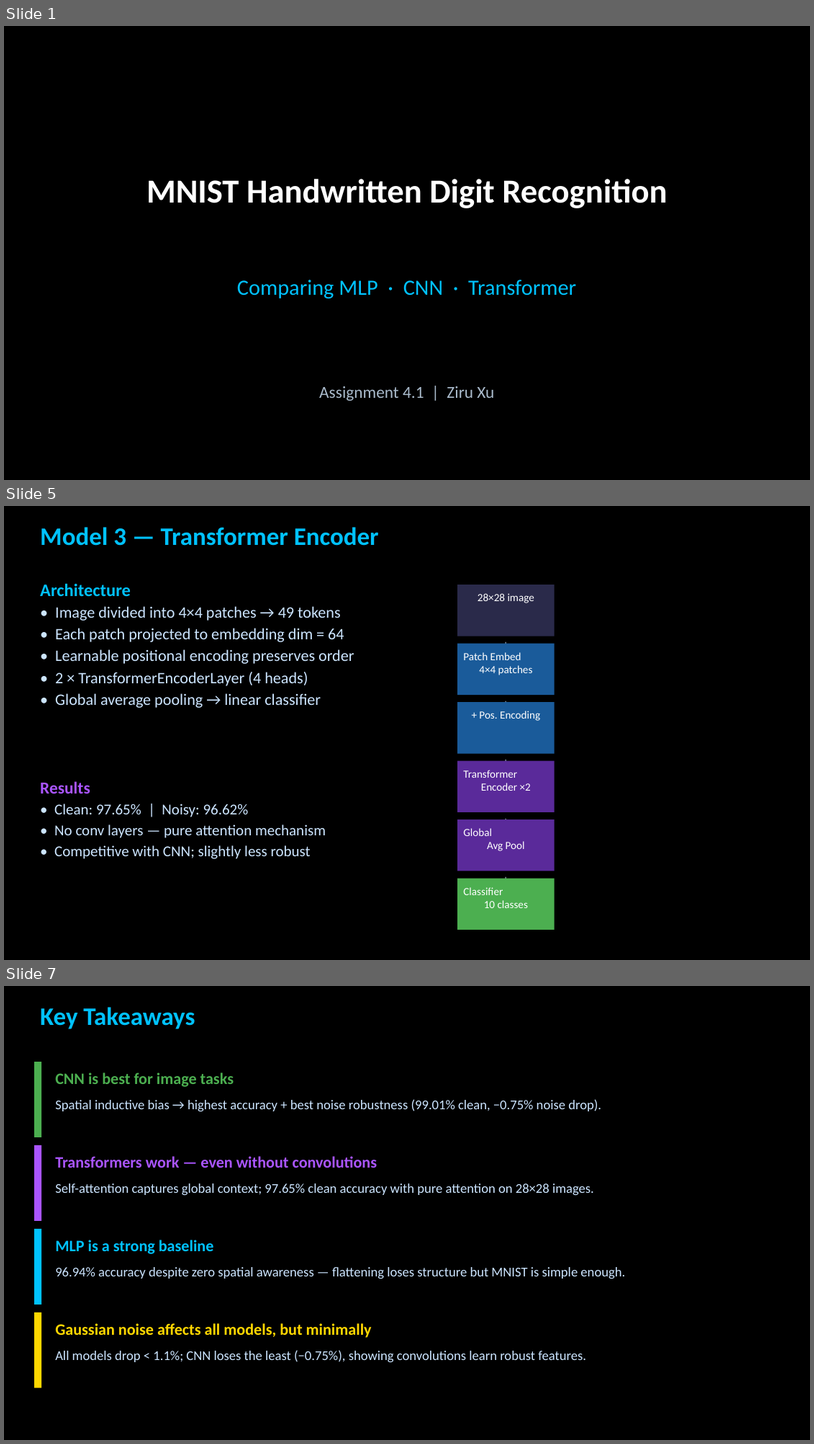
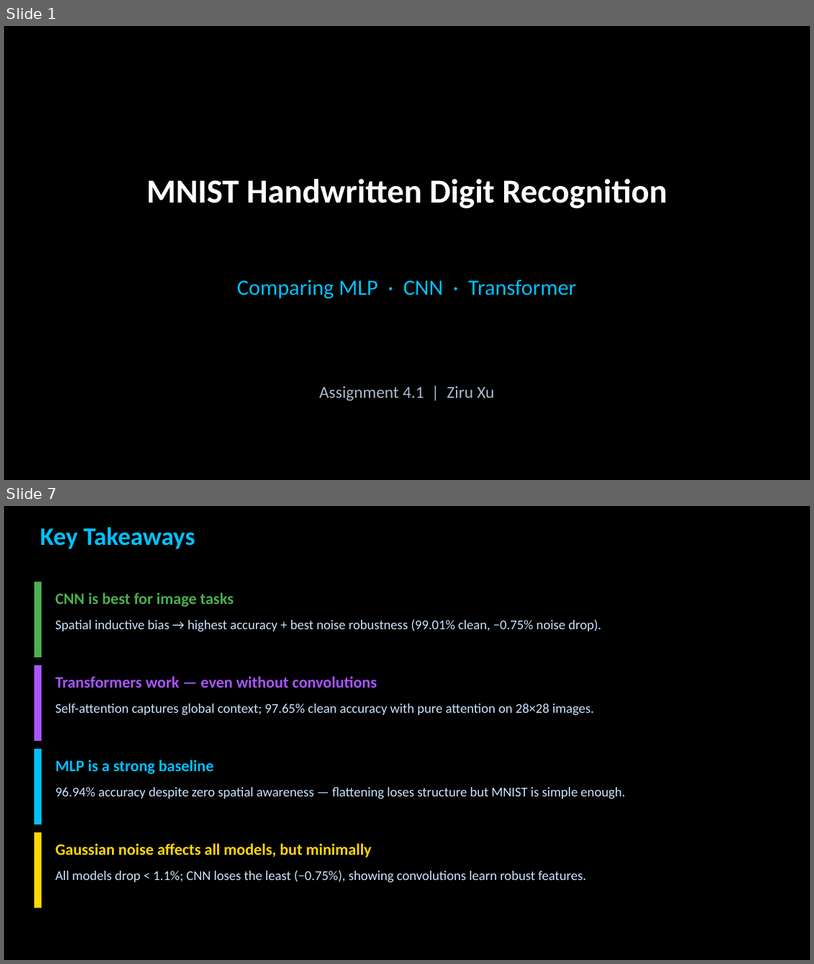
Before and after one commit to zxu235/ai-hw-spring-2026-Ziru-Xu, a slide deck: Assignment4.1-MNIST_Presentation.pptx. Shown one above the other, each under a label of ours: slides 1, 5 and 7 before the commit, slides 1 and 7 after it; the slides between them are not shown. The pictures are 814x1444 and 814x964 pixels, drawn with LibreOffice and Linux fonts; fonts in the diff are those of the drawing; background and template pictures are left out. Boxes give left, top, right and bottom in pixels: in the first picture for what was removed or moved away, otherwise in the second. Text is boxed around its words. In the diff, an @@ line names an element or a change of style, - is before the commit and + after.

```diff
--- a/Assignment4.1-MNIST_Presentation.pptx
+++ b/Assignment4.1-MNIST_Presentation.pptx
@@ slide 5 removed at (4,506,810,960), background picture (left out) @@
@@ text removed at (40,527,379,546) @@
-Model 3 — Transformer Encoder
@@ text removed at (40,583,354,708) @@
-Architecture
-• Image divided into 4×4 patches → 49 tokens
-• Each patch projected to embedding dim = 64
-• Learnable positional encoding preserves order
-• 2 × TransformerEncoderLayer (4 heads)
-• Global average pooling → linear classifier
@@ rectangle removed at (458,584,555,636) @@
@@ text removed at (478,593,535,603) @@
-28×28 image
@@ text removed at (458,636,555,644) @@
-↓
@@ rectangle removed at (458,644,555,695) @@
@@ text removed at (463,652,533,675) @@
-Patch Embed
-4×4 patches
@@ text removed at (458,695,555,703) @@
-↓
@@ rectangle removed at (458,702,555,754) @@
@@ text removed at (479,710,540,721) @@
-+ Pos. Encoding
@@ text removed at (458,754,555,762) @@
-↓
@@ rectangle removed at (458,761,555,812) @@
@@ text removed at (40,781,326,859) @@
-Results
-• Clean: 97.65% | Noisy: 96.62%
-• No conv layers — pure attention mechanism
-• Competitive with CNN; slightly less robust
@@ text removed at (463,770,531,790) @@
-Transformer
-Encoder ×2
@@ text removed at (458,812,555,821) @@
-↓
@@ rectangle removed at (458,819,555,871) @@
@@ text removed at (463,828,525,851) @@
-Global
-Avg Pool
@@ text removed at (458,871,555,879) @@
-↓
@@ rectangle removed at (458,878,555,929) @@
@@ text removed at (463,887,528,908) @@
-Classifier
-10 classes
```
Also in this commit, not shown: 3 slides changed, 2 slides added, 1 other slide removed, 1 other file.
